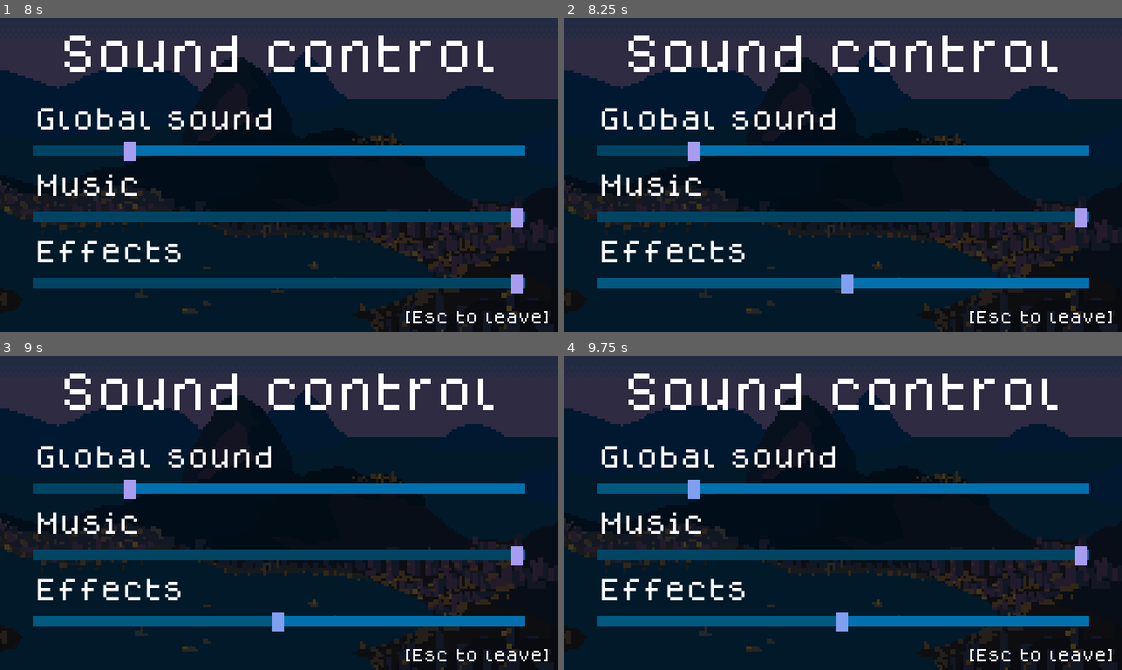
Above: before the commit, frames 1-4 (two rows, left to right).
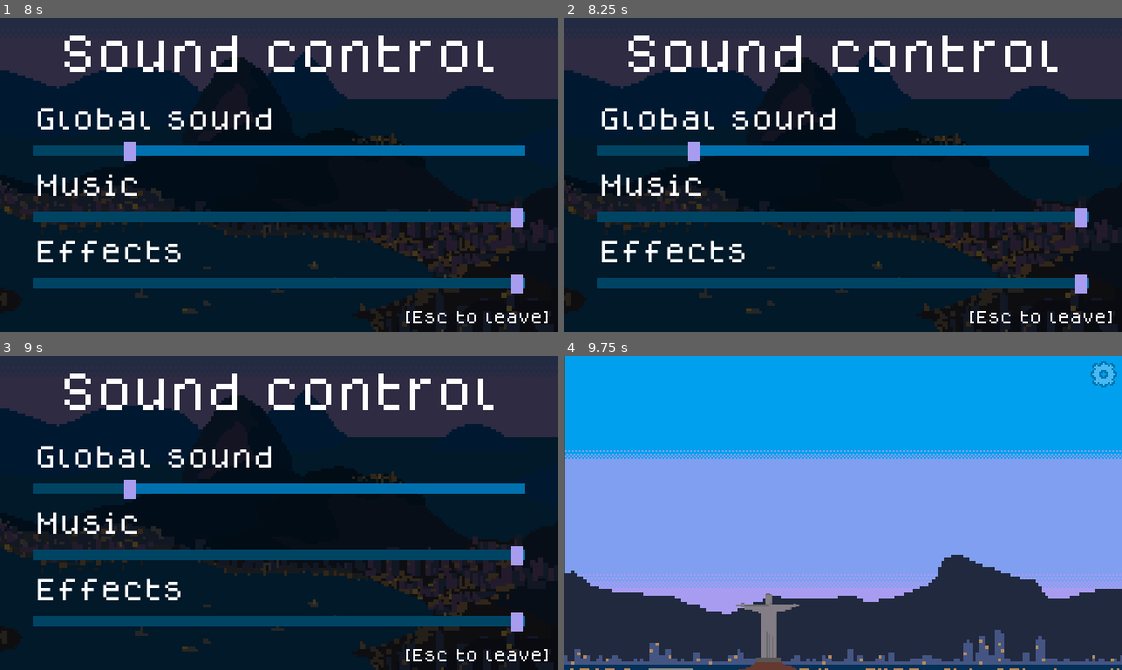
Above: after the commit, the same moments.

Repository: hamiltonromualdo/bring-ur-glam
Game: Godot game, scene res://src/UserInterface/TitleScreen.tscn
Same seed, same stepped clock (60 frames per second), same inputs: the game is played once before the commit and once after it. Sound files missing from this copy of the repository are replaced by a short silence.
Inputs (mouse positions are in pixels of both pictures, inside the frame that each line leads up to):
- Up to frame 1 (8 s): tap Enter (ui_accept) at 0.5, 0.77, 2, 2.27, 2.75, 3.5, 3.77, 4.25, 4.52, 5, 5.27 s; move the mouse to (401, 159) at 0.52 s; hold Right (ui_right) 0.53-1.25 s; click (541, 36) at 1.25 s; move the mouse to (167, 190) at 2.02 s; hold Right (ui_right) 2.03-2.78 s; move the mouse to (334, 105) at 2.77 s; hold Left (ui_left) 2.78-3.53 s; move the mouse to (251, 237) at 3.52 s; hold Right (ui_right) 3.53-5.03 s; move the mouse to (446, 222) at 4.27 s; move the mouse to (111, 127) at 5.02 s; hold Left (ui_left) 5.03-5.78 s; move the mouse to (306, 175) at 5.77 s; hold Right (ui_right) 5.78-6.5 s; click "Play" at 6.5 s; click "Play" at 7.25 s
- Up to frame 2 (8.25 s): click "Credits" at 8 s
- Up to frame 3 (9 s): move the mouse to (195, 434) at 8.77 s; hold Left (ui_left) from 8.78 s (still down)
- Up to frame 4 (9.75 s): keep holding Left (ui_left); tap Enter (ui_accept) at 9.02 s; move the mouse to (965, 497) at 9.52 s

Frame 1 is identical in both runs. In frame 2, 3.0% of the frame differs, in the area x 5-94%, y 81-88%; in frame 3, 3.0%; in frame 4, 99%, in the area x 0-100%, y 0-100%.

Commit message:
Need to kill last enemy to enter next phase

Diff:
--- a/bring_ur_glam/assets/ui/flat_pixel_theme.tres
+++ b/bring_ur_glam/assets/ui/flat_pixel_theme.tres
@@ -25,28 +25,28 @@
 expand_margin_right = 2.0
 
 [sub_resource type="StyleBoxFlat" id=3]
-bg_color = Color( 0.117647, 0.207843, 0.341176, 1 )
+bg_color = Color( 0, 0.647059, 1, 1 )
+border_width_left = 2
+border_width_top = 2
+border_width_right = 2
+border_width_bottom = 2
 border_color = Color( 0, 0.447059, 0.647059, 1 )
-expand_margin_left = 4.0
-expand_margin_right = 4.0
-expand_margin_top = 2.0
-expand_margin_bottom = 2.0
 
 [sub_resource type="StyleBoxFlat" id=1]
-bg_color = Color( 0.133333, 0.164706, 0.25098, 1 )
-border_color = Color( 1, 1, 1, 1 )
-expand_margin_left = 4.0
-expand_margin_right = 4.0
-expand_margin_top = 2.0
-expand_margin_bottom = 2.0
+bg_color = Color( 0, 0.588235, 0.901961, 1 )
+border_width_left = 2
+border_width_top = 2
+border_width_right = 2
+border_width_bottom = 2
+border_color = Color( 0, 0.352941, 0.509804, 1 )
 
 [sub_resource type="StyleBoxFlat" id=4]
-bg_color = Color( 0.117647, 0.207843, 0.341176, 1 )
+bg_color = Color( 0, 0.447059, 0.686275, 1 )
+border_width_left = 2
+border_width_top = 2
+border_width_right = 2
+border_width_bottom = 2
 border_color = Color( 0, 0.270588, 0.396078, 1 )
-expand_margin_left = 4.0
-expand_margin_right = 4.0
-expand_margin_top = 2.0
-expand_margin_bottom = 2.0
 
 [sub_resource type="StyleBoxLine" id=15]
 color = Color( 0, 0.270588, 0.396078, 1 )
--- a/bring_ur_glam/src/Levels/Playground.gd
+++ b/bring_ur_glam/src/Levels/Playground.gd
@@ -1,6 +1,25 @@
 extends Node2D
 
+export (PackedScene) var KEY
+
+var can_go_to_next = false
+
 func _on_DoorArea_body_entered(_body):
-    var error = get_tree().change_scene("res://src/Levels/EndGame.tscn")
-    if error:
-        print("Error in door enter: ", error)
+    if can_go_to_next:
+        var error = get_tree().change_scene("res://src/Levels/EndGame.tscn")
+        if error:
+            print("Error in door enter: ", error)
+
+
+func _on_Enemy15_died() -> void:
+    # This is a special enemy that will spawn a key to the door
+    var key = KEY.instance()
+    key.position = Vector2(1947.932, 166.945)
+    key.set_as_toplevel(true)
+    add_child(key)
+
+    $Tween.interpolate_property(key, "scale", Vector2(1, 1), Vector2(1.5, 1.5), 0.1, Tween.TRANS_LINEAR, Tween.EASE_IN)
+    $Tween.interpolate_property(key, "scale", Vector2(1.5, 1.5), Vector2(1, 1), 0.1, Tween.TRANS_LINEAR, Tween.EASE_IN, 0.1)
+    $Tween.start()
+
+    can_go_to_next = true
--- a/bring_ur_glam/src/Levels/Playground.tscn
+++ b/bring_ur_glam/src/Levels/Playground.tscn
@@ -1828,6 +1828,7 @@
 
 [node name="Playground" type="Node2D"]
 script = ExtResource( 2 )
+KEY = ExtResource( 20 )
 
 [node name="HUD" parent="." instance=ExtResource( 7 )]
 
@@ -1929,7 +1930,7 @@
 tile_data = PoolIntArray( 524305, 536870930, 0, 655442, 19, 0, 786362, 6, 0, 786363, 6, 0, 786386, 12, 0, 786388, 12, 0 …(418 unchanged characters)…
 
 [node name="Player" parent="." instance=ExtResource( 5 )]
-position = Vector2( -1365, 177 )
+position = Vector2( 1783.55, 164.665 )
 scale = Vector2( 1, 1.00698 )
 
 [node name="DecorationOffset4" type="TileMap" parent="."]
@@ -2112,7 +2113,10 @@
 type = 2
 
 [node name="PickableItem7" parent="PickableItems/ScorePoints" instance=ExtResource( 20 )]
-position = Vector2( 1943.09, 167.207 )
+position = Vector2( 1860.68, 28.0387 )
 type = 2
 
+[node name="Tween" type="Tween" parent="."]
+
+[connection signal="died" from="Enemies/Enemy15" to="." method="_on_Enemy15_died"]
 [connection signal="body_entered" from="DoorArea" to="." method="_on_DoorArea_body_entered"]
